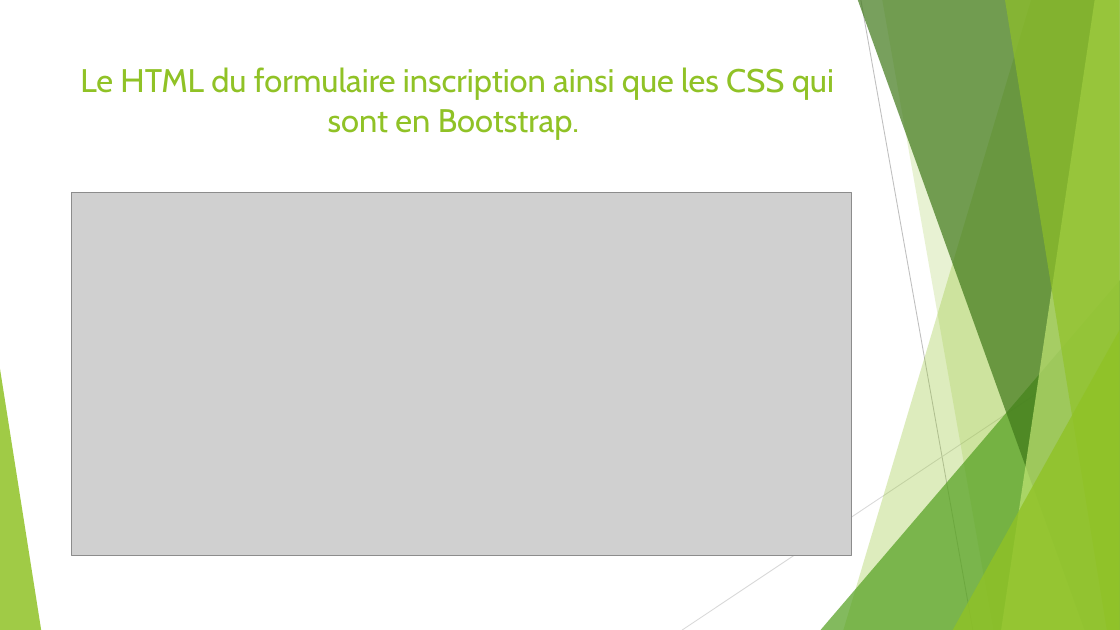
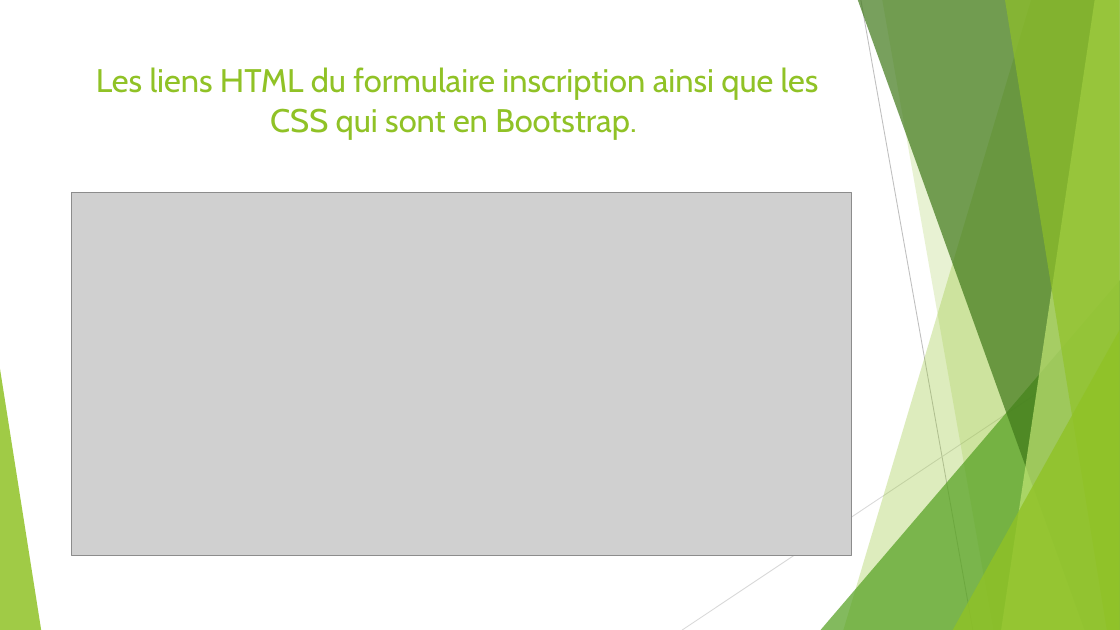
Before and after one commit to Kevin200122/DWWM, a slide deck: slide 5 of DossierProjetStage/DossierProjetBonus.odp (slide 4 before the commit). Drawn at 1120x630 pixels with LibreOffice and Linux fonts; fonts in the diff are those of the drawing; grey boxes stand for pictures. Boxes give left, top, right and bottom in pixels: in the first picture for what was removed or moved away, otherwise in the second. Text is boxed around its words. In the diff, an @@ line names an element or a change of style, - is before the commit and + after.

```diff
--- a/DossierProjetStage/DossierProjetBonus.odp
+++ b/DossierProjetStage/DossierProjetBonus.odp
@@ title at [96,67,819,140]: text changed @@
-Le HTML du formulaire inscription ainsi que les CSS qui sont en Bootstrap.
+Les liens HTML du formulaire inscription ainsi que les CSS qui sont en Bootstrap.
```
Also in this commit, not shown: 7 other slides changed, 2 slides added, 2 other files.
